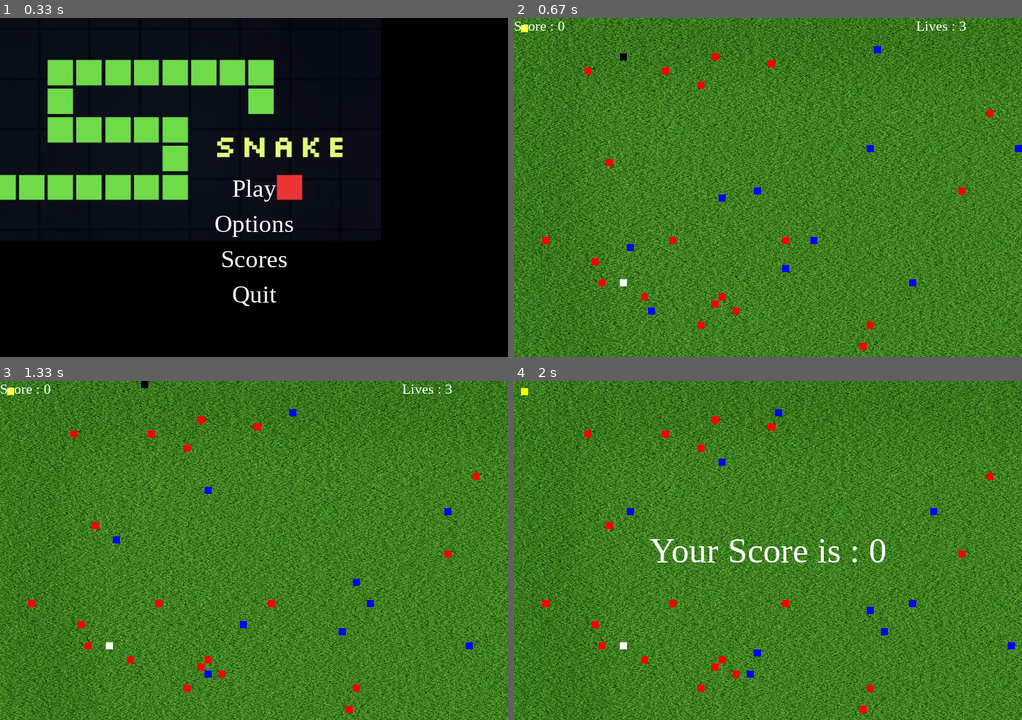
Above: before the commit, frames 1-4 (two rows, left to right).
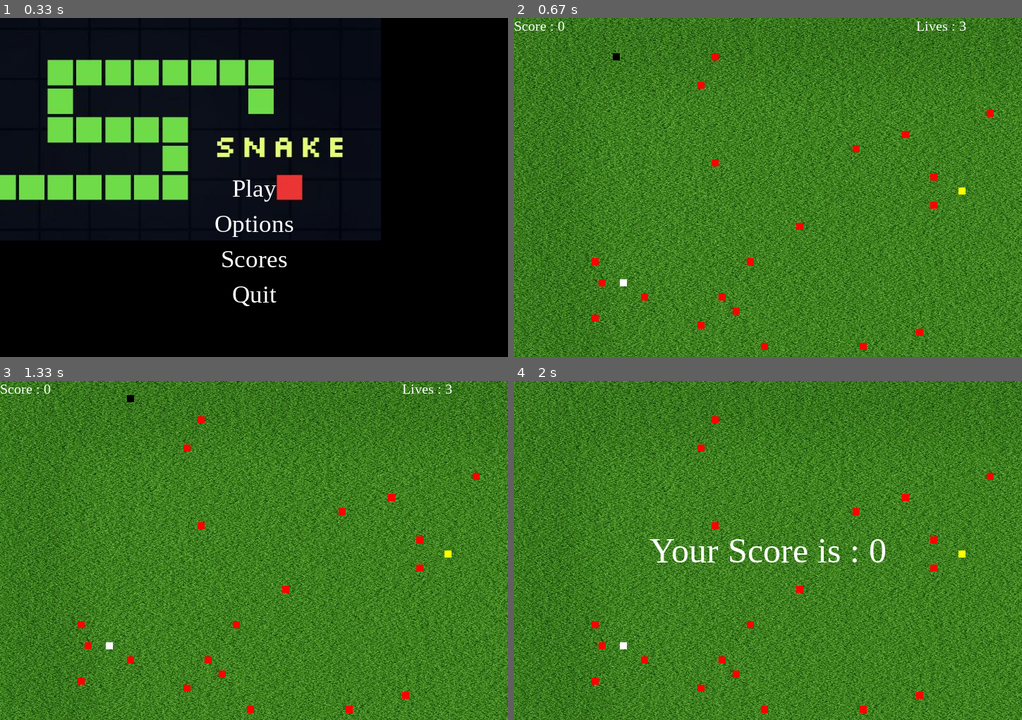
Above: after the commit, the same moments.

Repository: lucasMaximilianoCueva/parcial_pygame
Game: pygame game, started from main.py
Same seed, same stepped clock (60 frames per second), same inputs: the game is played once before the commit and once after it.
Inputs:
- Up to frame 1 (0.33 s): no input
- Up to frame 2 (0.67 s): click "Play" at 0.38 s
- Up to frame 3 (1.33 s): tap W at 0.67 s; hold Right from 1 s (still down)
- Up to frame 4 (2 s): release Right at 1.47 s; hold Up 1.5-1.8 s

Frame 1 is identical in both runs. In frame 2, 1.0% of the frame differs, in the area x 1-100%, y 2-98%; in frame 3, 1.0%; in frame 4, 0.9%.

Commit message:
segundo parcial

Diff:
--- a/main.py
+++ b/main.py
@@ -23,7 +23,7 @@
     config = load_game_settings()
 
     # Inicializar ventana del juego
-    pygame.display.set_caption('')
+    pygame.display.set_caption('Snake Game')
     game_window = pygame.display.set_mode((config['window_x'], config['window_y']))
 
     # Función para cargar y actualizar la configuración después de la pantalla de inicio
@@ -44,21 +44,26 @@
         Returns:
             None
         """
-        global config, static_obstacles, moving_enemies
+        global config, static_obstacles
         config = load_game_settings()
         static_obstacles = utils.create_obstacles(config['window_x'], config['window_y'], config['num_obstacles'])
-        moving_enemies = utils.create_moving_enemies(config['window_x'], config['window_y'], config['num_enemies'])
 
     # Cargar imagen de fondo y sonidos
     background_image = pygame.image.load(config['background_image']).convert()
     background_menu = pygame.image.load(config['background_menu']).convert()
     pygame.mixer.music.load(config['background_music'])
     lose_life_sound = pygame.mixer.Sound(config['lose_life_sound'])
-    gem_sound = pygame.mixer.Sound(config['gem_sound'])
+    fruit_sound = pygame.mixer.Sound(config['fruit_sound'])
     power_up_sound = pygame.mixer.Sound(config['power_up_sound'])
 
     # Iniciar música de fondo
     pygame.mixer.music.play(-1)
+
+    # Configurar volumen inicial
+    pygame.mixer.music.set_volume(0.1)
+    lose_life_sound.set_volume(0.2)
+    fruit_sound.set_volume(0.2)
+    power_up_sound.set_volume(0.2)
 
     # Controlador de FPS
     fps = pygame.time.Clock()
@@ -67,9 +72,9 @@
     player_position = [100, 50]
     player_body = [[100, 50]]
 
-    # Posición inicial de la gema y power-up
-    gem_position, power_up_position = utils.spawn_item(config['window_x'], config['window_y']), utils.spawn_item(config['window_x'], config['window_y'])
-    gem_spawn, power_up_spawn = True, True
+    # Posición inicial de la fruita y power-up
+    fruit_position, power_up_position = utils.spawn_item(config['window_x'], config['window_y']), utils.spawn_item(config['window_x'], config['window_y'])
+    fruit_spawn, power_up_spawn = True, True
     power_up_active, power_up_end_time = False, 0
 
     # Dirección inicial del jugador
@@ -78,9 +83,8 @@
     # Puntaje inicial
     score, lives = 0, config['initial_lives']
 
-    # Obstáculos y enemigos en movimiento
+    # Obstáculos
     static_obstacles = utils.create_obstacles(config['window_x'], config['window_y'], config['num_obstacles'])
-    moving_enemies = utils.create_moving_enemies(config['window_x'], config['window_y'], config['num_enemies'])
 
     # Temporizador de obstáculos
     obstacles_hidden = False
@@ -109,7 +113,7 @@
         - pygame.error: Si se produce un error durante el bucle de juego.
         - Excepción: Si hay un error inesperado durante el bucle del juego.
         """
-        global player_position, player_body, direction, change_to, score, lives, gem_spawn, gem_position, power_up_spawn, power_up_position, power_up_active, power_up_end_time, moving_enemies, obstacles_hidden, obstacles_show_time
+        global player_position, player_body, direction, change_to, score, lives, fruit_spawn, fruit_position, power_up_spawn, power_up_position, power_up_active, power_up_end_time, obstacles_hidden, obstacles_show_time
 
         display.start_screen(game_window, config['window_x'], config['window_y'], background_menu)
 
@@ -136,16 +140,16 @@
                 player_position = utils.move_player(player_position, direction)
 
                 player_body.insert(0, list(player_position))
-                if player_position == gem_position:
+                if player_position == fruit_position:
                     score += 10
-                    gem_spawn = False
-                    gem_sound.play()
+                    fruit_spawn = False
+                    fruit_sound.play()
                 else:
                     player_body.pop()
 
-                if not gem_spawn:
-                    gem_position = utils.spawn_item(config['window_x'], config['window_y'])
-                gem_spawn = True
+                if not fruit_spawn:
+                    fruit_position = utils.spawn_item(config['window_x'], config['window_y'])
+                    fruit_spawn = True
 
                 if power_up_spawn:
                     power_up_position = utils.spawn_item(config['window_x'], config['window_y'])
@@ -170,8 +174,9 @@
 
                 for pos in player_body:
                     pygame.draw.rect(game_window, config['player_color'], pygame.Rect(pos[0], pos[1], 10, 10))
-                pygame.draw.rect(game_window, settings.colors['white'], pygame.Rect(gem_position[0], gem_position[1], 10, 10))
-
+                    pygame.draw.rect(game_window, settings.colors['white'], pygame.Rect(fruit_position[0], fruit_position[1], 10, 10))
+
+                # Vuelvo a dibujar el power up
                 if not power_up_spawn:
                     pygame.draw.rect(game_window, settings.colors['yellow'], pygame.Rect(power_up_position[0], power_up_position[1], 10, 10))
 
@@ -183,16 +188,16 @@
                             if lives == 0:
                                 utils.display_game_over(game_window, score, config['window_x'], config['window_y'])
 
-                for enemy in moving_enemies:
-                    pygame.draw.rect(game_window, settings.colors['blue'], pygame.Rect(enemy["position"][0], enemy["position"][1], 10, 10))
-                    if player_position == enemy["position"]:
-                        lives = utils.lose_life(lose_life_sound, lives)
-                        if lives == 0:
-                            utils.display_game_over(game_window, score, config['window_x'], config['window_y'])
-
-                moving_enemies = utils.move_enemies(moving_enemies, config['window_x'])
-
-                # Loses all lives if player collides with wall
+                # for enemy in moving_enemies:
+                #     pygame.draw.rect(game_window, settings.colors['blue'], pygame.Rect(enemy["position"][0], enemy["position"][1], 10, 10))
+                #     if player_position == enemy["position"]:
+                #         lives = utils.lose_life(lose_life_sound, lives)
+                #         if lives == 0:
+                #             utils.display_game_over(game_window, score, config['window_x'], config['window_y'])
+
+                # moving_enemies = utils.move_enemies(moving_enemies, config['window_x'])
+
+                # Pierdo todas las vidas si se colisiona contra algun limite de la ventana
                 if utils.check_collision(player_position, config['window_x'], config['window_y']):
                     lose_life_sound.play()
                     utils.display_game_over(game_window, score, config['window_x'], config['window_y'])
--- a/modules/display.py
+++ b/modules/display.py
@@ -187,6 +187,7 @@
     try:
         with open(filename, mode='r') as file:
             reader = csv.reader(file)
+            # Por cada fila, se crea una tupla con el primer elemento (string) y el segundo (int)
             scores = [(row[0], int(row[1])) for row in reader]
     except FileNotFoundError:
         pass
--- a/modules/utils.py
+++ b/modules/utils.py
@@ -6,7 +6,7 @@
 
 def spawn_item(window_x, window_y):
     """
-    Genera una posición de spawn aleatoria dentro de las dimensiones de la ventana.
+    Genera un elemento en una posición aleatoria dentro de las dimensiones de la ventana.
 
     Args:
         window_x (int): La anchura de la ventana.
@@ -31,34 +31,34 @@
     """
     return [spawn_item(window_x, window_y) for _ in range(num_obstacles)]
 
-def create_moving_enemies(window_x, window_y, num_enemies):
-    """
-    Genera una lista de enemigos en movimiento con posiciones y direcciones aleatorias.
+# def create_moving_enemies(window_x, window_y, num_enemies):
+#     """
+#     Genera una lista de enemigos en movimiento con posiciones y direcciones aleatorias.
 
-    Args:
-        window_x (int): La anchura de la ventana.
-        window_y (int): La altura de la ventana.
-        num_enemies (int): El número de enemigos a generar.
+#     Args:
+#         window_x (int): La anchura de la ventana.
+#         window_y (int): La altura de la ventana.
+#         num_enemies (int): El número de enemigos a generar.
 
-    Returns:
-        list: Una lista de diccionarios que representan a los enemigos en movimiento. Cada diccionario contiene la
-              posición y dirección de un enemigo.
-    """
-    enemies = []
-    for _ in range(num_enemies):
-        enemy = {
-            "position": spawn_item(window_x, window_y),
-            "direction": random.choice(['LEFT', 'RIGHT', 'UP', 'DOWN'])
-        }
-        enemies.append(enemy)
-    return enemies
+#     Returns:
+#         list: Una lista de diccionarios que representan a los enemigos en movimiento. Cada diccionario contiene la
+#               posición y dirección de un enemigo.
+#     """
+#     enemies = []
+#     for _ in range(num_enemies):
+#         enemy = {
+#             "position": spawn_item(window_x, window_y),
+#             "direction": random.choice(['LEFT', 'RIGHT', 'UP', 'DOWN'])
+#         }
+#         enemies.append(enemy)
+#     return enemies
 
 def validate_direction(change_to, direction):
     """
     Valida la dirección basándose en la entrada change_to y direction.
 
     Args:
-        change_to (str): cambiar_hacia (str): La dirección a la que cambiar. Debe ser una de las siguientes: 'UP', 'DOWN', 'LEFT', o 'RIGHT'.The direction to change to. Must be one of 'UP', 'DOWN', 'LEFT', or 'RIGHT'.
+        change_to (str): cambiar_hacia (str): La dirección a la que cambiar. Debe ser una de las siguientes: 'UP', 'DOWN', 'LEFT', o 'RIGHT'.
         direction (str): La dirección actual. Debe ser 'ARRIBA', 'ABAJO', 'IZQUIERDA' o 'DERECHA'.
 
     Returns:
@@ -107,39 +107,12 @@
     Returns:
         bool: True si la posición colisiona con los límites de la ventana, False en caso contrario.
     """
+    # -10 porque considera el cuerpo del jugador a la hora de determinar la colisión
     if position[0] < 0 or position[0] > window_x - 10:
         return True
     if position[1] < 0 or position[1] > window_y - 10:
         return True
     return False
-
-def move_enemies(enemies, window_x):
-    """
-    Mueve a los enemigos en función de su dirección actual dentro de la ventana de juego.
-
-    Parameters:
-        enemies (list): Una lista de diccionarios que representan a los enemigos con sus posiciones y direcciones.
-        window_x (int): La anchura de la ventana de juego.
-
-    Returns:
-        list: Una lista de diccionarios que representan las posiciones actualizadas de los enemigos tras el movimiento.
-    """
-    for enemy in enemies:
-        direction = enemy["direction"]
-        if direction == 'LEFT':
-            enemy["position"][0] -= 10
-        if direction == 'RIGHT':
-            enemy["position"][0] += 10
-        if direction == 'UP':
-            enemy["position"][1] -= 10
-        if direction == 'DOWN':
-            enemy["position"][1] += 10
-
-        if enemy["position"][0] < 0 or enemy["position"][0] > window_x - 10:
-            enemy["direction"] = 'RIGHT' if direction == 'LEFT' else 'LEFT'
-        if enemy["position"][1] < 0 or enemy["position"][1] > window_x - 10:
-            enemy["direction"] = 'DOWN' if direction == 'UP' else 'UP'
-    return enemies
 
 def lose_life(sound, lives):
     """
@@ -191,6 +164,7 @@
     Returns:
         None
     """
+    # Append mode para agregar datos al archivo, mantiene el contenido existente sin sobreescribirlo
     with open(filename, mode='a', newline='') as file:
         writer = csv.writer(file)
         writer.writerow([player_name, score])
--- a/scores.csv
+++ b/scores.csv
@@ -1,8 +1,2 @@
-Bob,0
-Alice,60
-Frank,0
-Alice,0
-Hank,20
-Bob,20
-Alice,50
-Bob,20
+Eve,240
+Grace,50
--- a/settings.json
+++ b/settings.json
@@ -5,7 +5,7 @@
     "background_menu": "./assets/background_menu.jpg",
     "background_music": "./assets/main.mp3",
     "lose_life_sound": "./assets/lose_life.ogg",
-    "gem_sound": "./assets/gem.ogg",
+    "fruit_sound": "./assets/gem.ogg",
     "power_up_sound": "./assets/power_up.ogg",
     "player_color": [
         0,
@@ -16,7 +16,7 @@
     "num_obstacles": 20,
     "num_enemies": 10,
     "power_up_duration": 5,
-    "player_speed": 15,
+    "player_speed": 10,
     "difficulties": {
         "easy": {
             "num_obstacles": 10,
